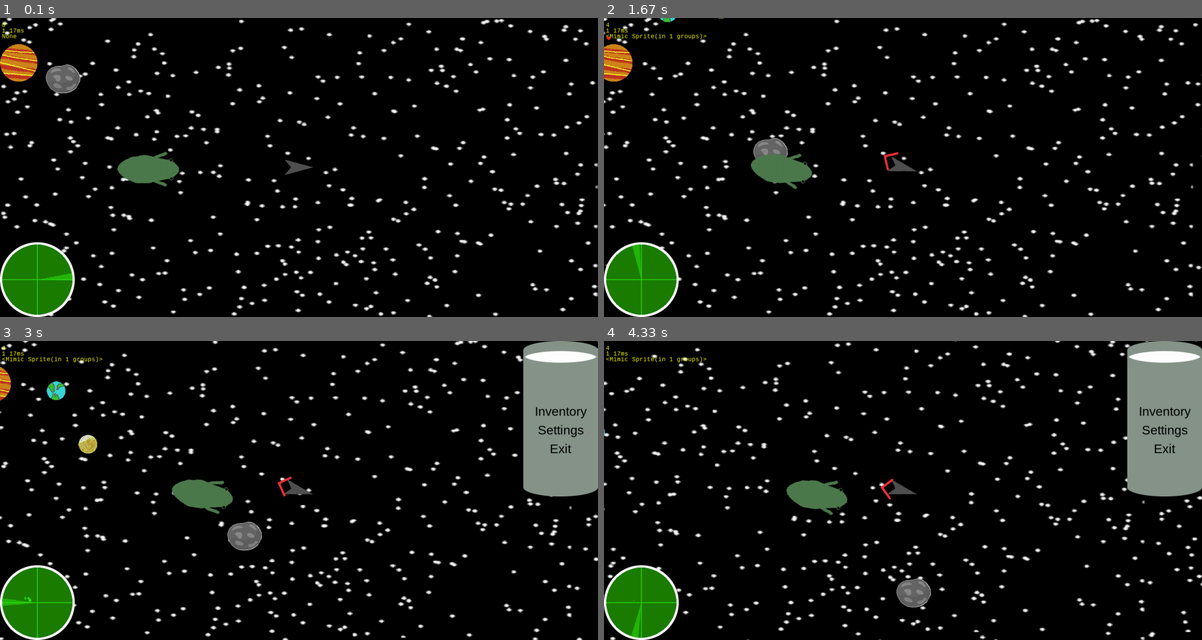
Above: before the commit, frames 1-4 (two rows, left to right).
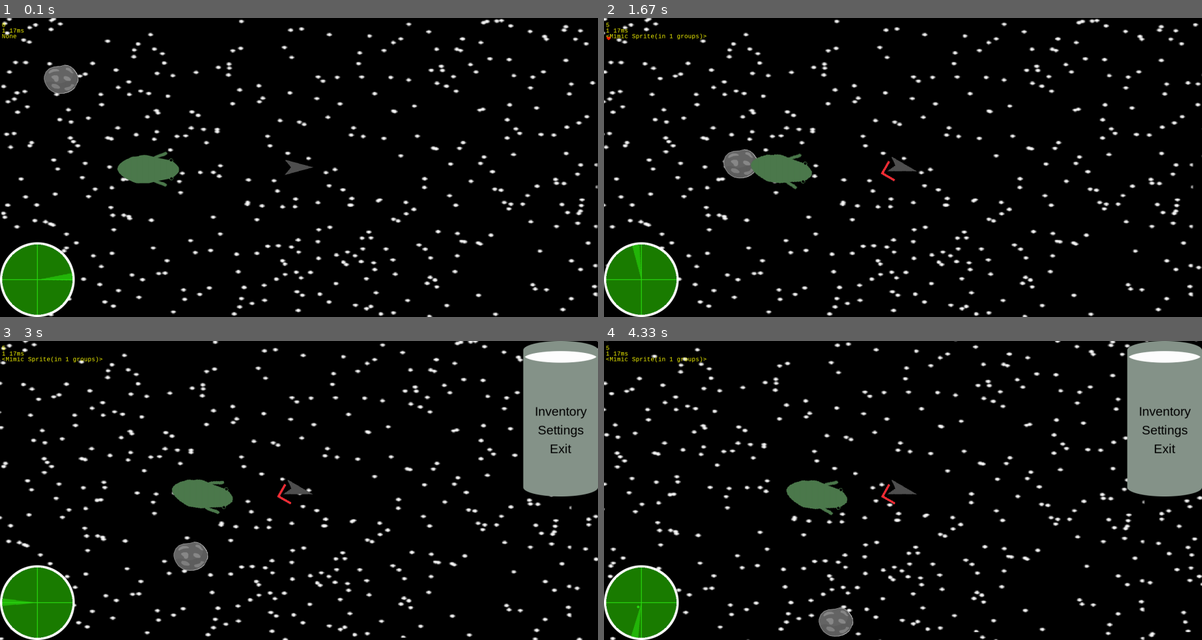
Above: after the commit, the same moments.

Repository: Jacob-OTW/Explorer-in-PyGame
Game: pygame game, started from main.py
The game is run twice, just before and just after one commit, with the same random seed, the same clock (stepped at 60 frames per second) and the same inputs.
Inputs:
- Up to frame 1 (0.1 s): no input
- Up to frame 2 (1.67 s): tap Space at 0.33 s; click "None" at 0.72 s; tap D at 1 s; tap F at 1.33 s
- Up to frame 3 (3 s): tap Space at 1.67 s; tap E at 2 s; hold Up 2.33-2.8 s; hold Down from 2.83 s (still down)
- Up to frame 4 (4.33 s): release Down at 3.13 s; hold Up 3.17-3.53 s; tap Space at 3.23, 3.63, 4.03 s; hold Down 3.57-3.93 s; hold Up 3.97-4.27 s; hold Down from 4.3 s (still down)

The runs differ from the first frame. In frame 1, 0.8% of the frame differs, in the area x 0-14%, y 8-26%; in frame 2, 1.3%; in frame 3, 1.5%, in the area x 0-49%, y 1-88%; in frame 4, 1.0%.

Commit message:
Added planet systems

Diff:
--- a/missile_obj.py
+++ b/missile_obj.py
@@ -72,7 +72,7 @@
             if self.mask.overlap(planet.mask, offset):
                 if 'Asteroid' in planet.status:
                     play.Current_Planet = None
-                    planet_group.add(Planet(100, 100, xf=3.2, yf=2.1, costume_num='asteroid', loot='Item_A',
+                    planet_group.add(Planet(100, 100, force=(3.2, 2.1), costume_num='asteroid', loot='Item_A',
                                             status=['Asteroid', 'Loot']))
                     planet.kill()
                 effect_group.add(Explosion((stage.XScroll + self.rect.centerx, stage.YScroll + self.rect.centery)))
--- a/planet_obj.py
+++ b/planet_obj.py
@@ -1,5 +1,6 @@
 import math
 import pygame
+import random
 from settings import stage
 from player_obj import play
 from space_probe_obj import space_probe_group
@@ -14,7 +15,8 @@
 
 
 class Planet(pygame.sprite.Sprite):  # This class is used for Planets of all kind
-    def __init__(self, x, y, xf=0.0, yf=0.0, status=None, size=100, orbit_speed=10, mass=0.01, loot=None, costume_num='1',
+    def __init__(self, x, y, force=(0, 0), status=None, size=100, orbit_speed=10, mass=0.01, loot=None,
+                 costume_num='1',
                  buying=None, selling=None, chart=None):
         super().__init__()
         if status is None:
@@ -32,8 +34,8 @@
 
         # Set values
         self.start = (x, y)
-        self.XF = xf
-        self.YF = yf
+        self.XF = force[0]
+        self.YF = force[1]
         self.status = status
         self.size = size
         self.orbit_speed = orbit_speed
@@ -108,16 +110,46 @@
                 play.Current_Planet = None
                 map_selector.target = None
                 if 'Asteroid' in self.status:
-                    planet_group.add(Planet(100, 100, xf=3.2, yf=2.1, costume_num='asteroid', loot='Item_A',
+                    planet_group.add(Planet(100, 100, costume_num='asteroid', loot='Item_A',
                                             status=['Asteroid', 'Loot']))
                 self.kill()
 
 
+def create_planet_system(num, pos):
+    systems = {
+        0: [
+            Planet(pos[0], pos[1] + 70, status=['Static']),
+            Planet(pos[0], pos[1] + -130, mass=0.005, orbit_speed=2, size=50, costume_num='3',
+                   buying={'Map-C1': 10, 'Tracker': 10, 'Fuel Upgrade': 5},
+                   selling={'Nemon Rock': 5, 'Japur Rock': 15, 'Japur Dust': 10, 'Dead Skin': 10, 'Wierd Rock': 10,
+                            'Crude Oil': 75, 'Old DNA': 15},
+                   status=['Moving', 'Shop']),
+            Planet(pos[0], pos[1] + -260, mass=0.003, orbit_speed=4, size=50, costume_num='4', loot='Nemon Rock',
+                   status=['Moving', 'Loot'])
+        ],
+        1: [
+            Planet(pos[0], pos[1] + 70, status=['Static'], chart='Map-C1'),
+            Planet(pos[0], pos[1] - 25, mass=0.005, orbit_speed=2, size=50, costume_num='3',
+                   buying={'Map-C2': 25, 'Probe': 15, 'Radar': 20, 'Gas Can': 10, 'Crude Oil': 50, 'Missile': 30},
+                   selling={'Nemon Rock': 15, 'Japur Rock': 5, 'Japur Dust': 5, 'Dead Skin': 15, 'Ice': 5, 'Flag': 20},
+                   status=['Moving', 'Shop'], chart='Map-C1'),
+            Planet(pos[0], pos[1] + -260, mass=0.0025, orbit_speed=4, size=50, costume_num='4', loot='Japur Rock',
+                   status=['Moving', 'Loot'], chart='Map-C1'),
+            Planet(pos[0], pos[1] + -350, mass=0.002, orbit_speed=-4, size=50, costume_num='4', loot='Japur Dust',
+                   status=['Moving', 'Loot'], chart='Map-C1')
+        ],
+        2: [
+            Planet(pos[0], pos[1] + 70, status=['Static'], chart='Map-C2'),
+            Planet(pos[0], pos[1] - 70, mass=0.005, orbit_speed=5, size=50, costume_num='2', status=['Moving'], chart='Map-C2'),
+            Planet(pos[0], pos[1] - 200, mass=0.0018, orbit_speed=2, size=50, costume_num='2', status=['Moving'], chart='Map-C2'),
+        ]
+    }
+    for planet in systems[num]:
+        planet_group.add(planet)
+
+
 planet_group = pygame.sprite.Group()
-planet_group.add(Planet(0, 70, status=['Static']))
-planet_group.add(
-    Planet(0, -130, xf=8, yf=-3, mass=0.005, orbit_speed=2, size=50, costume_num='3', buying={'Radar': 10, 'Wood': 5, 'Steel': 10},
-           selling={'Wood': 3, 'Item': 10, 'Dead Skin': 15}, status=['Moving', 'Shop']))
-planet_group.add(Planet(0, -260, xf=8, yf=-3, mass=0.003, orbit_speed=4, size=50, costume_num='4', loot='Item',
-                        status=['Moving', 'Loot'], chart='Item'))
-planet_group.add(Planet(100, 100, xf=3.2, yf=2.1, costume_num='asteroid', loot='Item_A', status=['Asteroid', 'Loot']))
+create_planet_system(0, (random.randint(-18000, 18000), random.uniform(-8000, 8000)))
+create_planet_system(1, (random.randint(-18000, 18000), random.uniform(-8000, 8000)))
+create_planet_system(2, (random.randint(-18000, 18000), random.uniform(-8000, 8000)))
+planet_group.add(Planet(100, 100, force=(2.4, 2.4), costume_num='asteroid', loot='Item_A', status=['Asteroid', 'Loot']))
